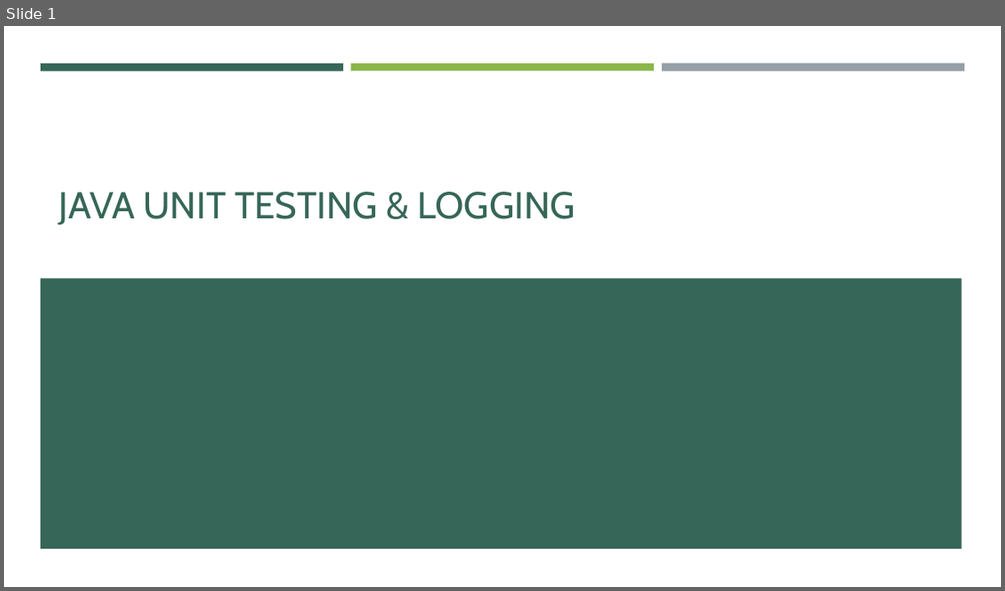
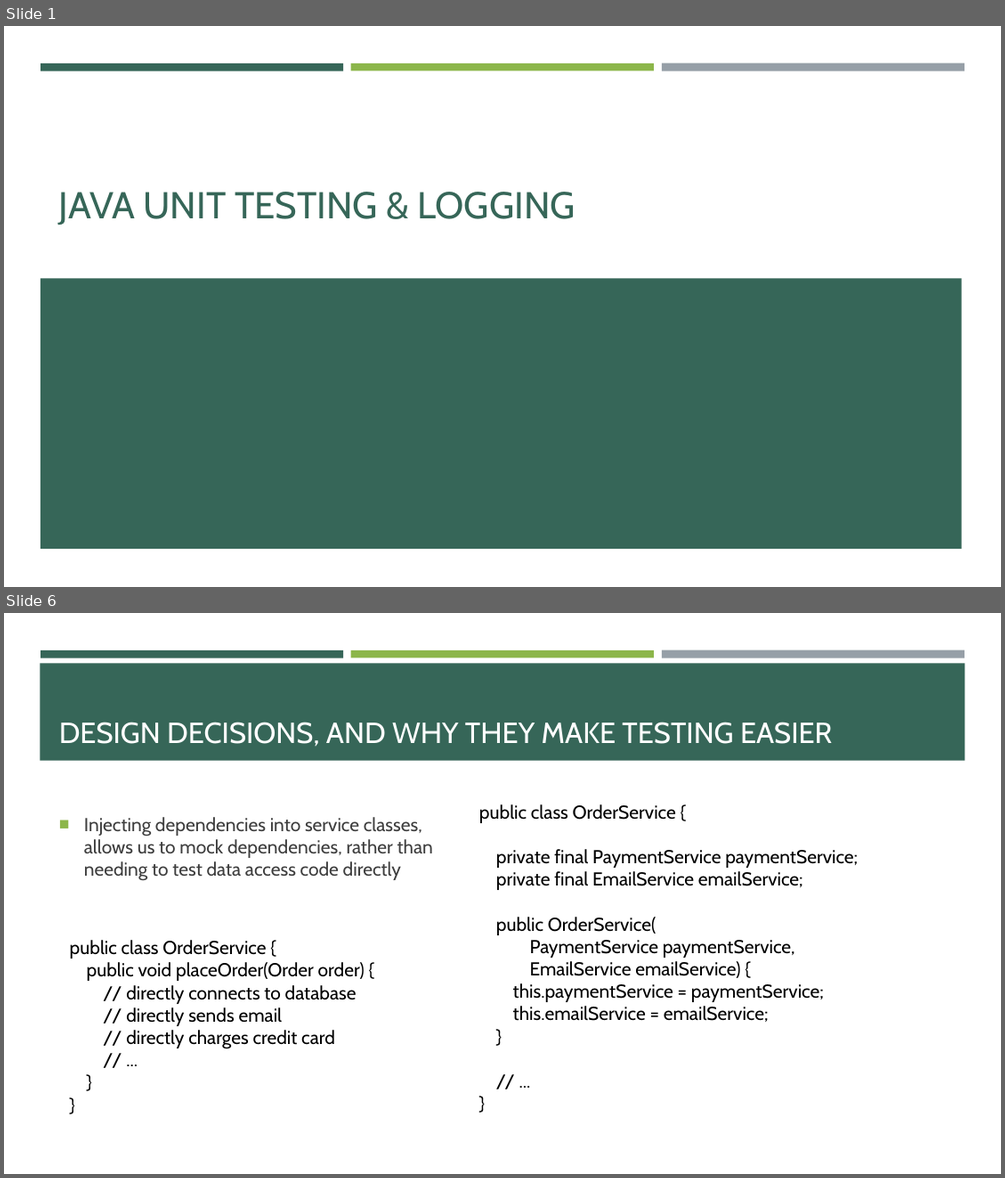
Before and after one commit to e-m-wilson/java-fs, a slide deck: Week_4/Unit_Testing_&_Logging.pptx. Shown one above the other, each under a label of ours: slide 1 before the commit, slides 1 and 6 after it; the slides between them are not shown. The pictures are 1005x591 and 1005x1178 pixels, drawn with LibreOffice and Linux fonts; fonts in the diff are those of the drawing. Boxes give left, top, right and bottom in pixels: in the first picture for what was removed or moved away, otherwise in the second. Text is boxed around its words. In the diff, an @@ line names an element or a change of style, - is before the commit and + after.

```diff
--- a/Week_4/Unit_Testing_&_Logging.pptx
+++ b/Week_4/Unit_Testing_&_Logging.pptx
@@ slide 6 added at [4, 613, 1001, 1174], background #FFFFFF; not listed: 3 template elements that a slide beside it also shows @@
@@ rectangle added at [40, 663, 965, 761], fill #366658 @@
@@ title added at [59, 722, 832, 746], 28 pt, text #FFFFFF @@
+DESIGN DECISIONS, AND WHY THEY MAKE TESTING EASIER
@@ text added at [84, 817, 433, 880], 18 pt, text #3D3D3D @@
+■ Injecting dependencies into service classes, allows us to mock dependencies, rather than needing to test data access code directly
@@ text added at [479, 804, 858, 1022], 18 pt, text #000000 @@
+public class OrderService {
+private final PaymentService paymentService;
+private final EmailService emailService;
+public OrderService(
+PaymentService paymentService,
+EmailService emailService) {
+this.paymentService = paymentService;
+this.emailService = emailService;
+}
+// ...
+}
@@ text added at [70, 940, 364, 1049], 18 pt, text #000000 @@
+public class OrderService {
+public void placeOrder(Order order) {
+// directly connects to database
+// directly sends email
+// directly charges credit card
+// ...
+}
+}
```
Also in this commit, not shown: 1 slide changed, 12 other slides added, 10 other files.
